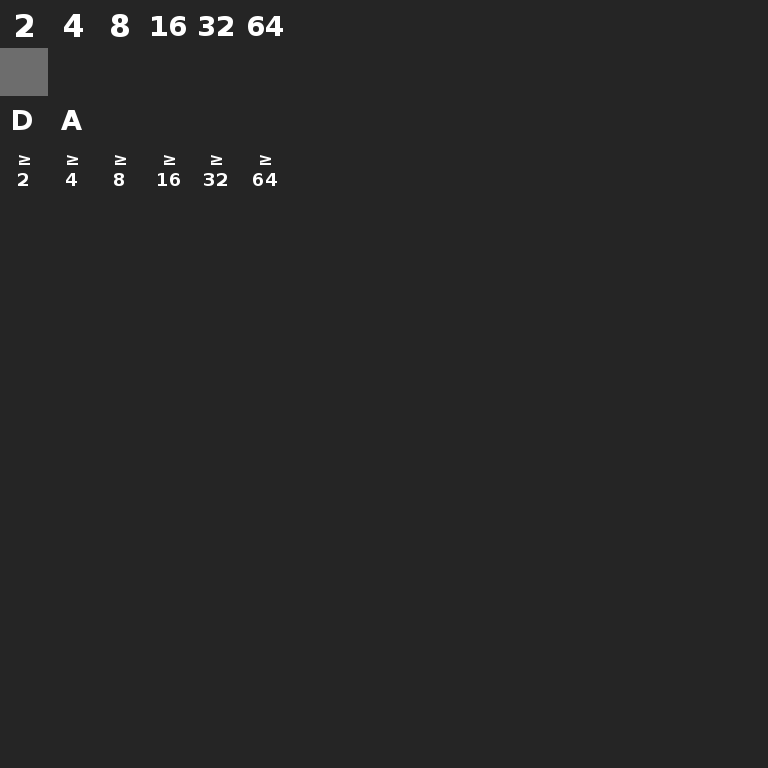
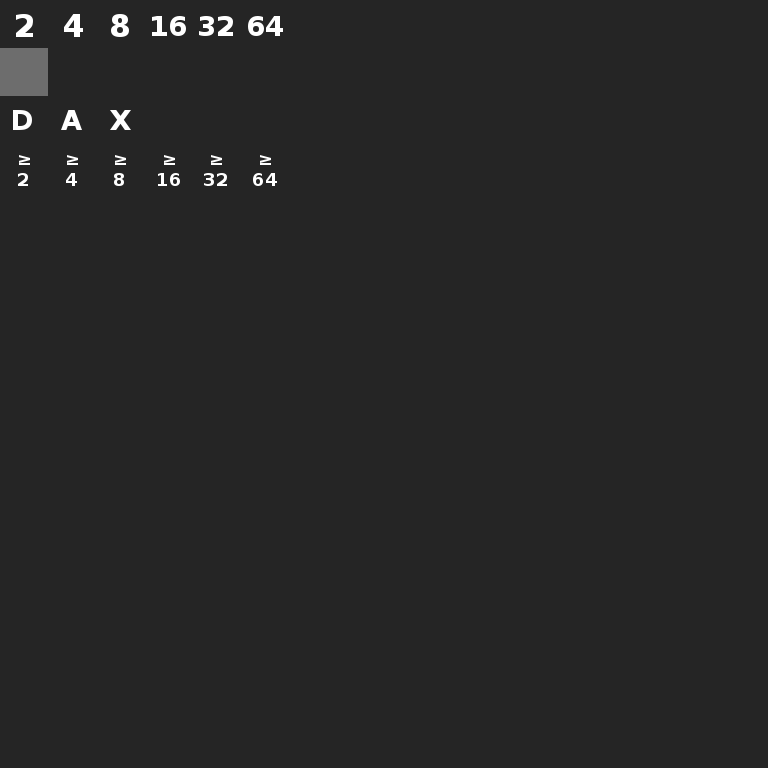
Before/after of a w=768, h=768 layered artwork. What changed in the layer stack:
added layer "X" above "A" over [110, 110, 131, 130]
